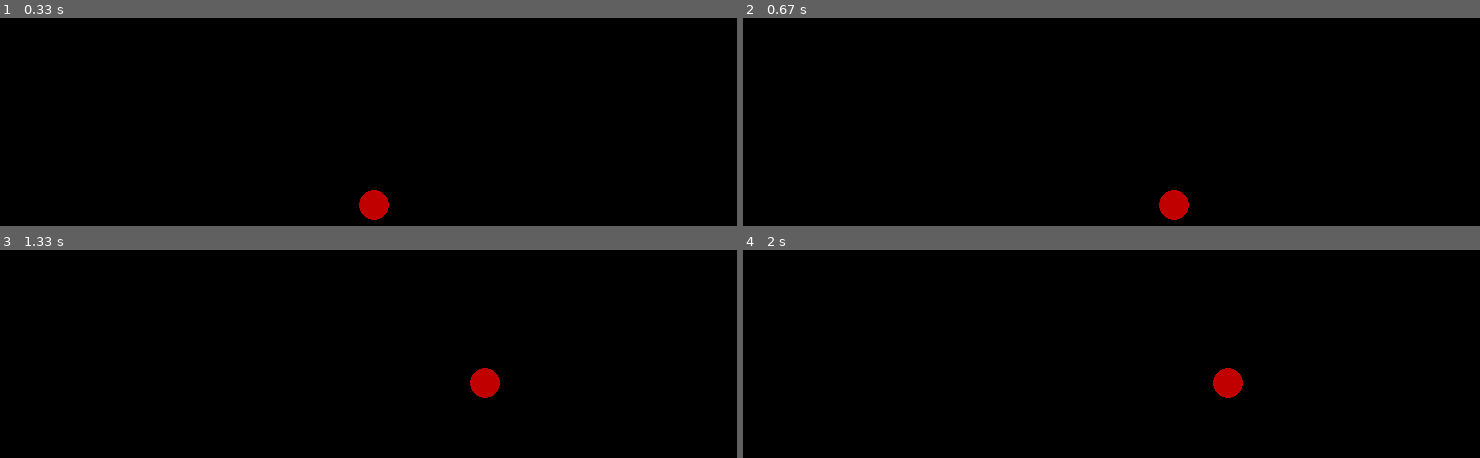
Above: before the commit, frames 1-4 (two rows, left to right).
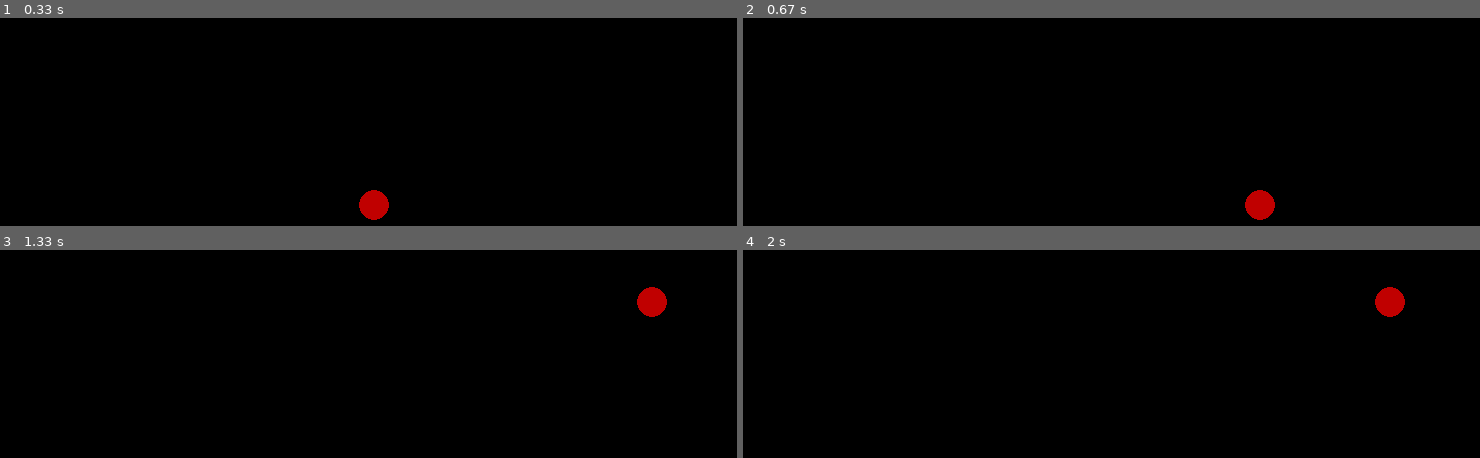
Above: after the commit, the same moments.

Repository: hlubenow/pygame_experiments
Game: pygame game, started from pygame_code-skeleton.py/pygame_code-skeleton.py
Same seed, same stepped clock (60 frames per second), same inputs: the game is played once before the commit and once after it.
Inputs:
- Up to frame 1 (0.33 s): no input
- Up to frame 2 (0.67 s): hold Right from 0.33 s (still down)
- Up to frame 3 (1.33 s): release Right at 0.8 s; hold Up 0.83-1.13 s; hold Right from 1.17 s (still down)
- Up to frame 4 (2 s): release Right at 1.63 s; hold Left from 1.67 s (still down)

Frame 1 is identical in both runs. In frame 2, 0.9% of the frame differs, in the area x 56-73%, y 82-98%; in frame 3, 0.9%; in frame 4, 0.9%.

Commit message:
Add files via upload

Diff:
--- a/pygame_code-skeleton.py/pygame_code-skeleton.py
+++ b/pygame_code-skeleton.py/pygame_code-skeleton.py
@@ -25,7 +25,6 @@
 """
 
 SCALEFACTOR  = 3
-SPEEDSETTING = 0
 FPS          = 60
 
 COLORS = {"black"   : (0, 0, 0),
@@ -47,13 +46,11 @@
 
 class MySprite(pygame.sprite.Sprite):
 
-    def __init__(self, name, id, delaytime):
+    def __init__(self, name, id, speed):
         pygame.sprite.Sprite.__init__(self)
         self.name           = name
         self.id             = id
-        # The class has its own timer, that is different from main loop's timer:
-        self.timer          = pygame.time.get_ticks()
-        self.delaytime      = delaytime
+        self.speed          = speed
         self.image          = None
         self.rect           = None
 
@@ -76,33 +73,28 @@
 
 class Ball(MySprite):
 
-    def __init__(self, name, id, width, height, x, y, colorname, delaytime):
-        MySprite.__init__(self, name, id, delaytime)
+    def __init__(self, name, id, width, height, x, y, colorname, speed):
+        MySprite.__init__(self, name, id, speed)
         self.createImage(width, height, colorname)
         self.setPosition(x, y)
 
-    def move(self, direction, ssize_screen, currenttime):
-        if currenttime - self.timer <= self.delaytime:
-            return
-
+    def move(self, direction, ssize_screen, clocktick):
         if direction == "left":
-            self.spos_x -= 1
+            self.spos_x -= self.speed * clocktick
             if self.spos_x < 0:
                 self.setPosition(ssize_screen[0], self.spos_y)
         if direction == "right":
-            self.spos_x += 1
+            self.spos_x += self.speed * clocktick
             if self.spos_x > ssize_screen[0]:
                 self.setPosition(0, self.spos_y)
         if direction == "up":
-            self.spos_y -= 1
+            self.spos_y -= self.speed * clocktick
             if self.spos_y < 0:
                 self.setPosition(self.spos_x, ssize_screen[1])
         if direction == "down":
-            self.spos_y += 1
+            self.spos_y += self.speed * clocktick
             if self.spos_y > ssize_screen[1]:
                 self.setPosition(self.spos_x, 0 )
-
-        self.timer = currenttime
 
     def createImage(self, ssize_x, ssize_y, colorname):
         self.image     = pygame.Surface((ssize_x * SCALEFACTOR, ssize_y * SCALEFACTOR))
@@ -134,8 +126,7 @@
         self.initSprites()
         self.running = True
         while self.running:
-            self.clock.tick(FPS)
-            self.timer = pygame.time.get_ticks()
+            self.clocktick = self.clock.tick(FPS)
             self.screen.fill((0, 0, 0))
 
             self.ballgroup.draw(self.screen)
@@ -148,7 +139,7 @@
         pygame.quit()
 
     def initSprites(self):
-        self.ball = Ball("ball", 1, 10, 10, 130, 100, "red", SPEEDSETTING * 2)
+        self.ball = Ball("ball", 1, 10, 10, 130, 100, "red", speed = 0.15)
         self.ballgroup = BallGroup()
         self.ballgroup.add(self.ball)
 
@@ -159,7 +150,7 @@
             if i == "quit" and action[i]:
                 return "quit"
             if action[i]:
-                self.ball.move(i, self.ssize_screen, currenttime = self.timer)
+                self.ball.move(i, self.ssize_screen, self.clocktick)
         return 0
 
 Main()
